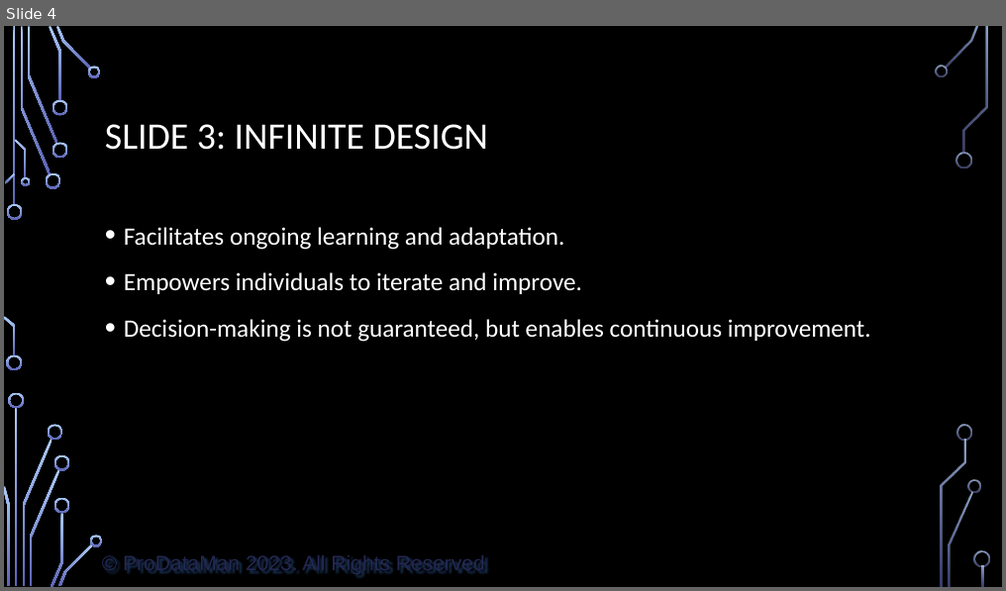
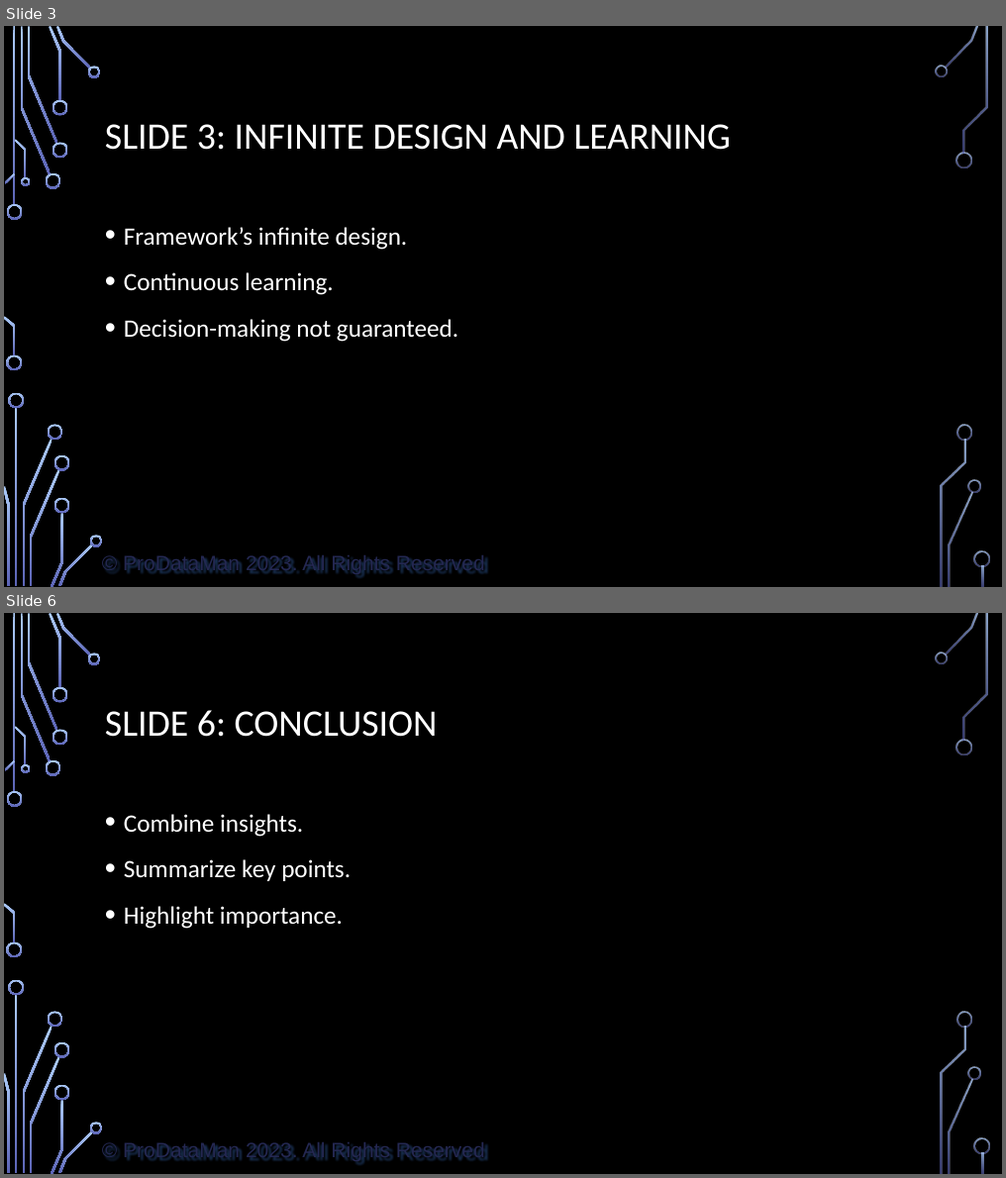
Before and after one commit to ProDataMan/Data-Literacy, a slide deck: Chapter09.pptx. Shown one above the other, each under a label of ours: slide 4 before the commit, slides 3 and 6 after it; the slides between them are not shown. The pictures are 1006x591 and 1006x1178 pixels, drawn with LibreOffice and Linux fonts; fonts in the diff are those of the drawing; background and template pictures are left out. Boxes give left, top, right and bottom in pixels: in the first picture for what was removed or moved away, otherwise in the second. Text is boxed around its words. In the diff, an @@ line names an element or a change of style, - is before the commit and + after.

```diff
--- a/Chapter09.pptx
+++ b/Chapter09.pptx
@@ slide 6 added at (x1=4, y1=613, x2=1002, y2=1174), background picture (left out); not listed: 37 template elements that a slide beside it also shows @@
@@ title added at (x1=105, y1=710, x2=438, y2=737), 36 pt, text #FFFFFF @@
+SLIDE 6: CONCLUSION
@@ text added at (x1=124, y1=814, x2=350, y2=929), 24 pt, text #FFFFFF @@
+• Combine insights.
+• Summarize key points.
+• Highlight importance.
@@ what was slide 4 is now slide 3 @@
@@ slide 3 changed as well @@
@@ title at (x1=105, y1=124, x2=731, y2=150): text changed @@
-SLIDE 3: INFINITE DESIGN
+SLIDE 3: INFINITE DESIGN AND LEARNING
@@ text at (x1=124, y1=227, x2=458, y2=342): text changed @@
-• Facilitates ongoing learning and adaptation.
-• Empowers individuals to iterate and improve.
-• Decision-making is not guaranteed, but enables continuous improvement.
+• Framework’s infinite design.
+• Continuous learning.
+• Decision-making not guaranteed.
```
Also in this commit, not shown: 3 other slides changed, 1 other slide added, 9 slides removed, 1 other file.
